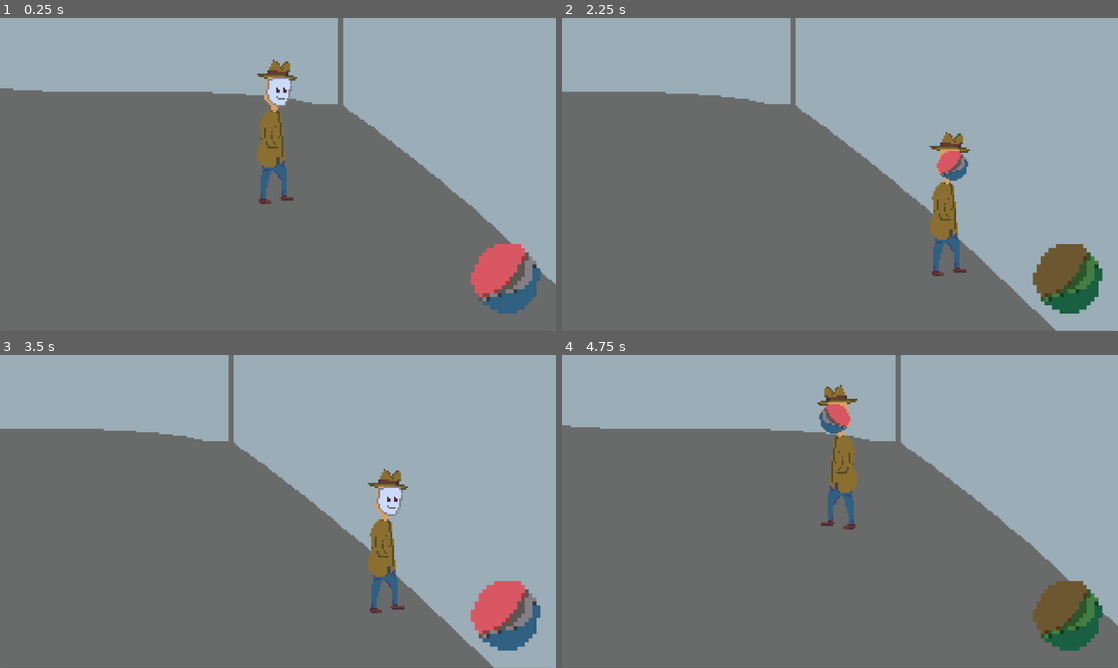
Above: before the commit, frames 1-4 (two rows, left to right).
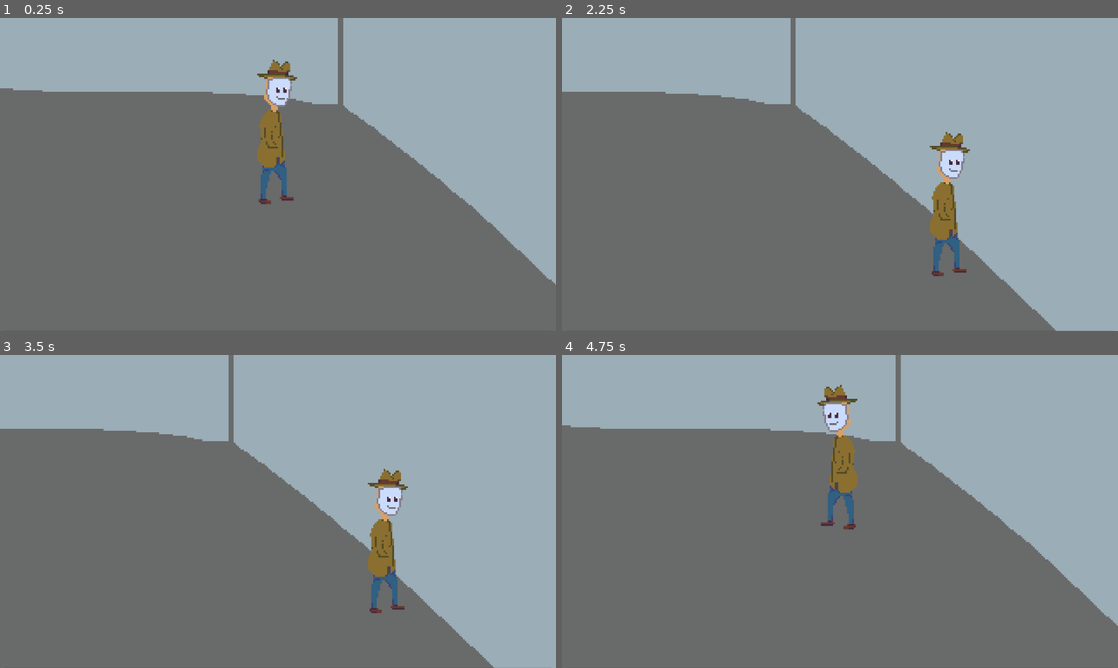
Above: after the commit, the same moments.

Repository: TerjeBallestad/pespi-mask
Game: Godot game, scene res://scenes/lobby.tscn
Two runs of this game, one before a commit and one after it. Both use one fixed random seed, a clock stepped at 60 frames per second and the inputs below. Sound files missing from this copy of the repository are replaced by a short silence.
Inputs (mouse positions are in pixels of both pictures, inside the frame that each line leads up to):
- Up to frame 1 (0.25 s): no input
- Up to frame 2 (2.25 s): click (1067, 277) at 0.52 s; click (1067, 277) at 1.27 s; click (1067, 277) at 2.02 s
- Up to frame 3 (3.5 s): tap Enter at 2.75 s; move the mouse to (400, 495) at 2.77 s; click (400, 495) at 2.92 s
- Up to frame 4 (4.75 s): tap Space at 3.5 s; move the mouse to (728, 527) at 3.52 s; click (728, 527) at 3.67 s; move the mouse to (895, 442) at 4.27 s; click (895, 442) at 4.42 s

The runs differ from the first frame. In frame 1, 1.9% of the frame differs, in the area x 84-98%, y 72-95%; in frame 2, 2.5%, in the area x 67-98%, y 42-95%; in frame 3, 2.1%; in frame 4, 2.5%.

Commit message:
Pepsi mask is now paid DLC

Diff:
--- a/scripts/autoload/game_state.gd
+++ b/scripts/autoload/game_state.gd
@@ -5,7 +5,7 @@
 var flags: Dictionary = {}
 var dialog_history: Dictionary = {}
 var _wearing_pepsi_mask := false
-var _has_pepsi_mask := true
+var _has_pepsi_mask := false
 
 signal putting_on_mask
 signal removing_mask
